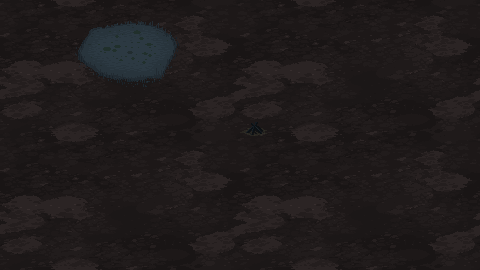
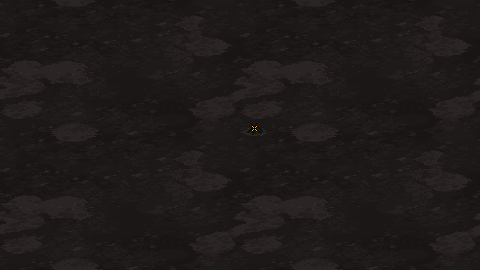
Layers edited between the first and the second 480×270 image:
added group "Hotspots" with 1 layers above "Guide" over [251, 125, 258, 132]
added layer "Bonfire" (1st of 2, in "Hotspots") in group "Hotspots" over [251, 125, 258, 132]
added group "Guide" with 1 layers above "Threshold.png" over [251, 125, 258, 132]
renamed "Layer 3" to "Bonfire", moved it into group "Guide" over [251, 125, 258, 132]
removed layer "Water" from group "Threshold.png" over [75, 21, 179, 87]
